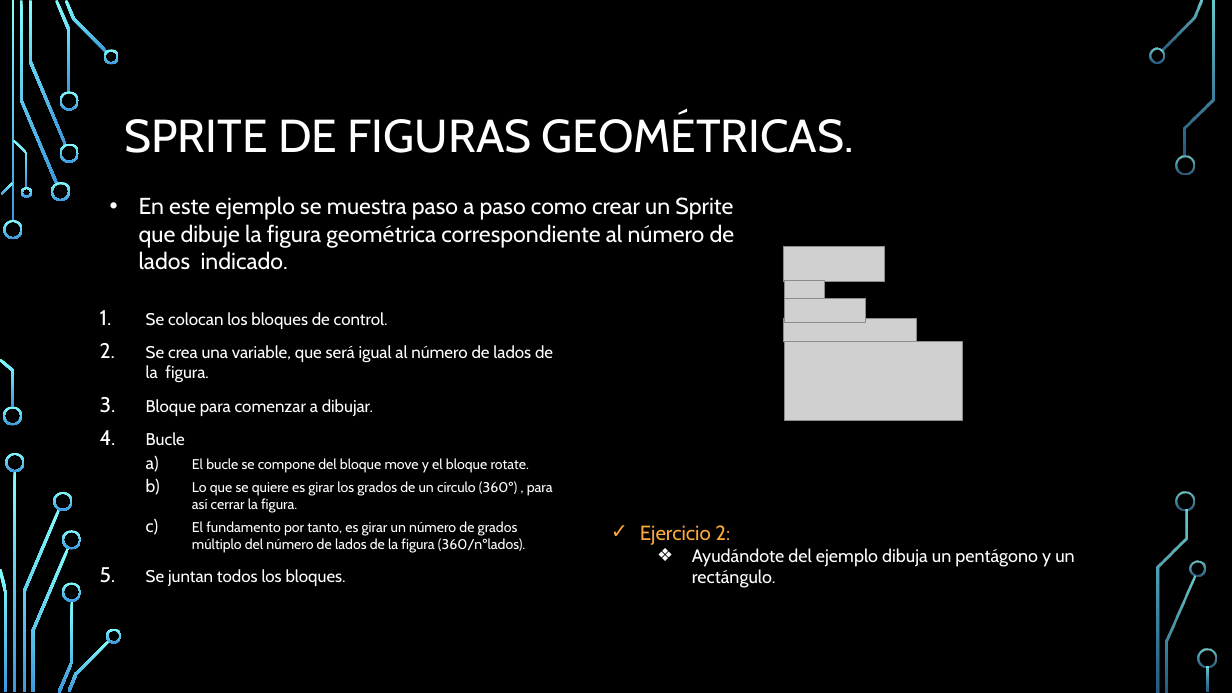
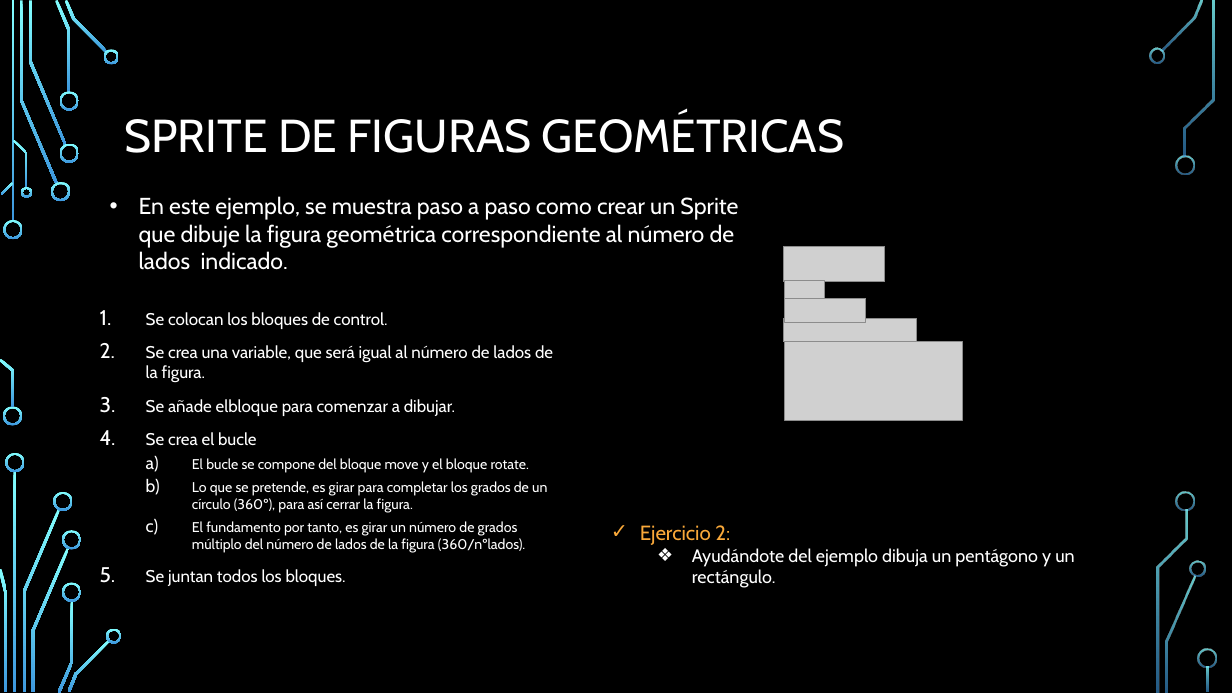
Before and after one commit to jonyB0B/MemoriaTFG-JonatanSantanaPero, a slide deck: slide 7 of Talleres/Taller1.pptx. Drawn at 1232x693 pixels with LibreOffice and Linux fonts; fonts in the diff are those of the drawing; grey boxes stand for pictures; background and template pictures are left out. Boxes give left, top, right and bottom in pixels: in the first picture for what was removed or moved away, otherwise in the second. Text is boxed around its words. In the diff, an @@ line names an element or a change of style, - is before the commit and + after.

```diff
--- a/Talleres/Taller1.pptx
+++ b/Talleres/Taller1.pptx
@@ title at [125,113,844,153]: text changed @@
-SPRITE DE FIGURAS GEOMÉTRICAS.
+SPRITE DE FIGURAS GEOMÉTRICAS
@@ text at [139,196,738,270]: text changed @@
-• En este ejemplo se muestra paso a paso como crear un Sprite que dibuje la figura geométrica correspondiente al número de lados indicado.
+• En este ejemplo, se muestra paso a paso como crear un Sprite que dibuje la figura geométrica correspondiente al número de lados indicado.
@@ text at [146,399,455,446]: text changed @@
-3. Bloque para comenzar a dibujar.
-4. Bucle
+3. Se añade elbloque para comenzar a dibujar.
+4. Se crea el bucle
@@ text at [192,481,547,513]: text changed @@
-  b) Lo que se quiere es girar los grados de un círculo (360º) , para así cerrar la figura.
+  b) Lo que se pretende, es girar para completar los grados de un círculo (360º), para así cerrar la figura.
```
Also in this commit, not shown: 7 other slides changed, 23 other files.
